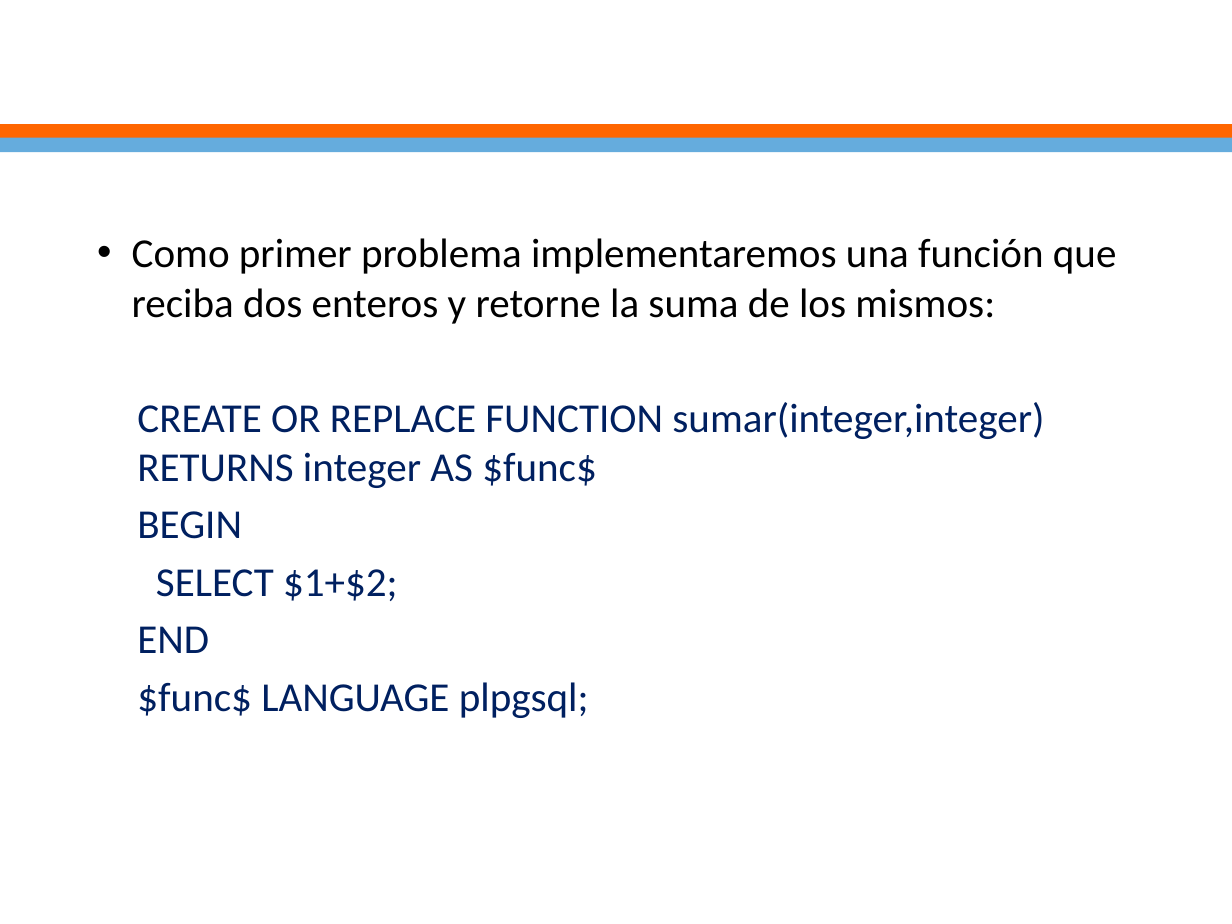
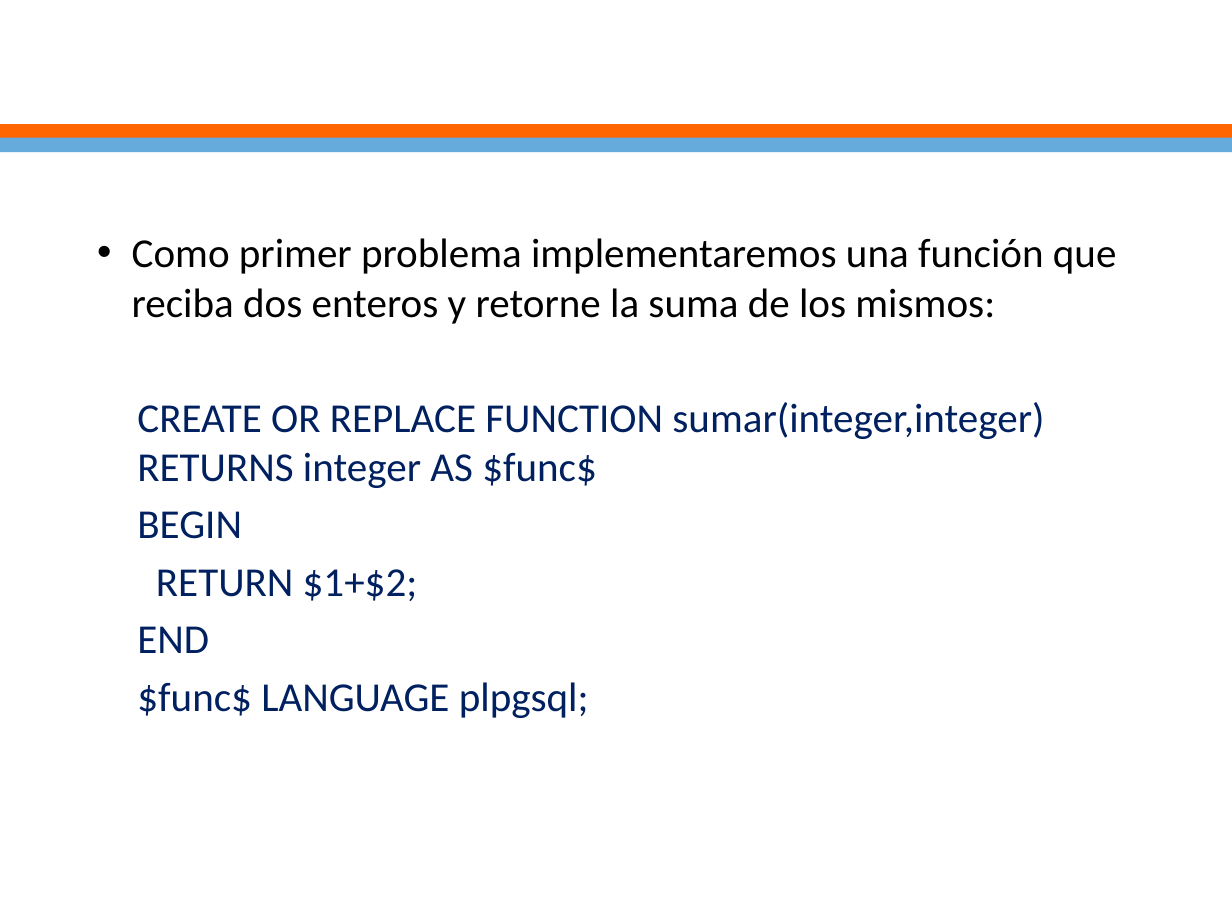
Before and after one commit to ejimenezdelgado/Aplica_db_viernes_1_2017, a slide deck: slide 6 of Clase 8/clase8.pptx. Drawn at 1232x924 pixels with LibreOffice and Linux fonts; fonts in the diff are those of the drawing; background and template pictures are left out. Boxes give left, top, right and bottom in pixels: in the first picture for what was removed or moved away, otherwise in the second. Text is boxed around its words. In the diff, an @@ line names an element or a change of style, - is before the commit and + after.

```diff
--- a/Clase 8/clase8.pptx
+++ b/Clase 8/clase8.pptx
@@ text at <box>156,569,418,601</box>: text changed @@
-  SELECT $1+$2;
+  RETURN $1+$2;
```
Also in this commit, not shown: 3 other slides changed, 2 other files.
